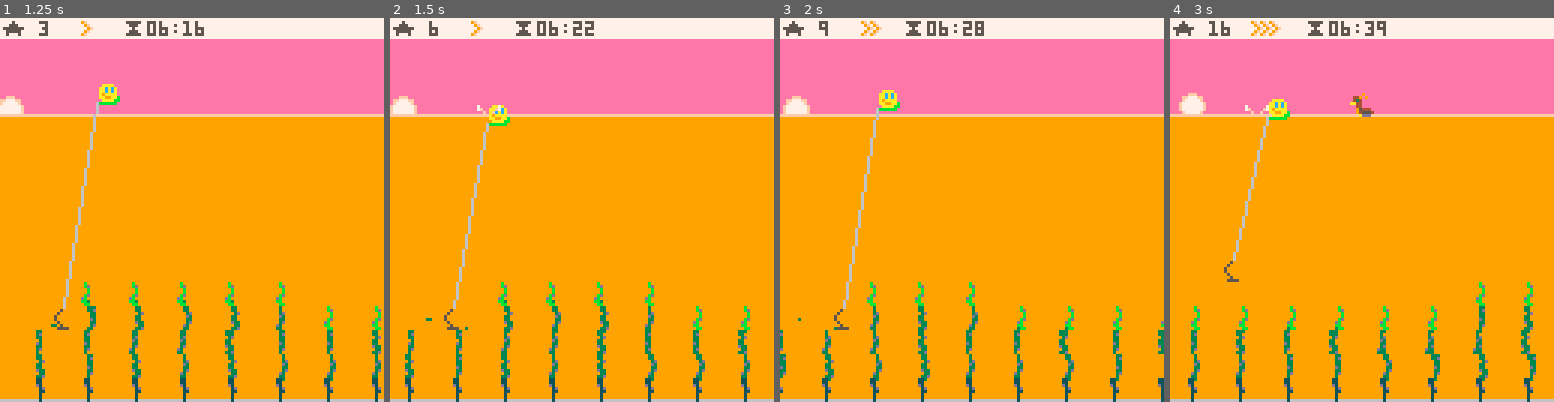
Above: before the commit, frames 1-4 (left to right).
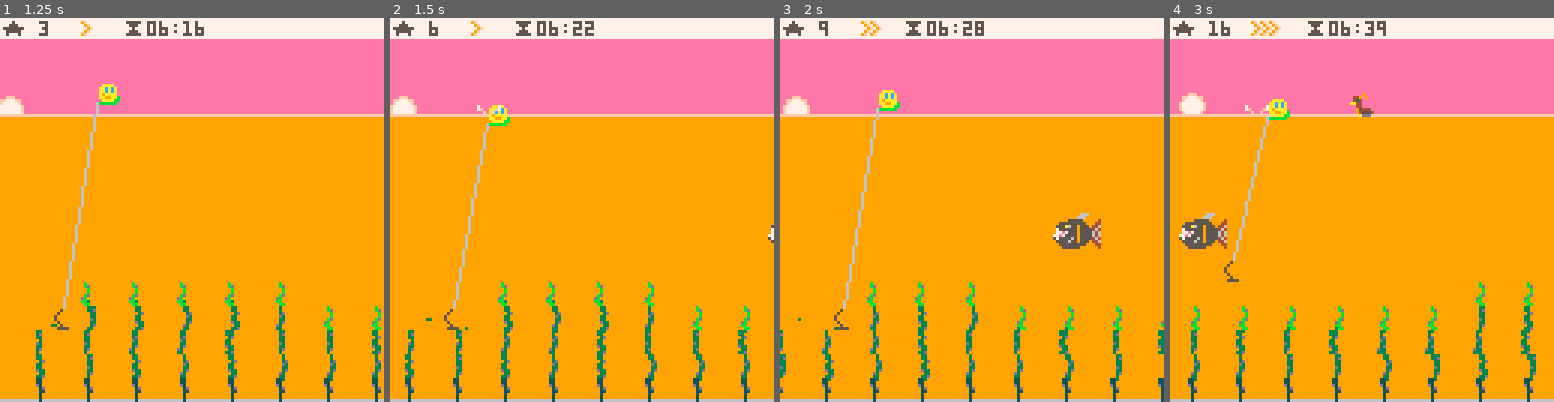
Above: after the commit, the same moments.

Repository: broquaint/pico8-carts
Game: PICO-8 cartridge eggjam18.p8
The game is run twice, just before and just after one commit, with the same random seed, the same clock (stepped at 60 frames per second) and the same inputs.
Inputs:
- Up to frame 1 (1.25 s): tap X (X key) at 0.33, 1.07 s; tap O (Z key) at 0.7 s
- Up to frame 2 (1.5 s): no input
- Up to frame 3 (2 s): hold Right from 1.6 s (still down); tap O (Z key) at 1.7 s; tap X (X key) at 1.85 s
- Up to frame 4 (3 s): release Right at 2.1 s; tap O (Z key) at 2.1, 2.5, 2.9 s; hold Up 2.15-2.42 s; hold Right from 2.47 s (still down); tap X (X key) at 2.97 s

Frame 1 is identical in both runs. In frame 2, less than 0.1% of the frame differs, in the area x 98-100%, y 53-59%; in frame 3, 0.8%, in the area x 71-84%, y 50-61%; in frame 4, 0.8%.

Commit message:
Add a fish
Making the water more interesting. In this game fish get you!

Diff:
--- a/eggjam18.p8
+++ b/eggjam18.p8
@@ -70,6 +70,25 @@
             y = WATER_LINE-7,
       })
    }
+
+   fishies = {
+      make_obj({x=192, y=64, sprite=5})
+   }
+
+   animate_obj(fishies[1], function(obj)
+                  while obj.x > 0 do
+                     local from = obj.x
+                     local to   = obj.x - 16
+                     local anim = {7,9,7,5}
+                     for f = 1,60 do
+                        obj.x = lerp(from, to, easeinquad(f/60))
+                        if f % 15 == 0 then
+                           obj.sprite = anim[f/15]
+                        end
+                        yield()
+                     end
+                  end
+   end)
 
    local horizon = 32
    local azimuth = 8
@@ -424,22 +443,26 @@
    for d in all(ducks) do
       spr(4, d.x, d.y)
    end
+
+   for f in all(fishies) do
+      sspr(f.sprite*8,0,16,16,f.x,f.y)
+   end
 end
 
 __gfx__
 00000000000005000000000000090000000090000000000000000000000000000000000000000000000000000000000000000000000000000000000000000000
-00aaaa00000050000000000000909440044909000000000000000000000000000000000000000000000000000000000000000000000000000000000000000000
-0aacaca0000500000000000000004340043400000000000000000000000000000000000000000000000000000000000000000000000000000000000000000000
-0aacaca00050000000000000000044aaaa4400000000000000000000000000000000000000000000000000000000000000000000000000000000000000000000
-0a9aaaa0005000007000000700004400004400000000000000000000000000000000000000000000000000000000000000000000000000000000000000000000
-0aa99aab000500007f0000f704445900009544400000000000000000000000000000000000000000000000000000000000000000000000000000000000000000
-00aaaabb0000500000f00f0045554900009455540000000000000000000000000000000000000000000000000000000000000000000000000000000000000000
-0bbbbbb0000555500000000004449000000addd00000000000000000000000000000000000000000000000000000000000000000000000000000000000000000
-000b0000000330000003000000330000001100000000000000000000000000000000000000000000000000000000000000000000000000000000000000000000
-000bd0000003d0000003000000330000001100000000000000000000000000000000000000000000000000000000000000000000000000000000000000000000
-0000b000000330000003d0000003d00000d100000000000000000000000000000000000000000000000000000000000000000000000000000000000000000000
-0000b00000003000000d3000003300000001d0000000000000000000000000000000000000000000000000000000000000000000000000000000000000000000
-000bd000000d30000000300000330000000110000000000000000000000000000000000000000000000000000000000000000000000000000000000000000000
+00aaaa00000050000000000000909440044909000000000006660000000000000660000000000000066000000000000000000000000000000000000000000000
+0aacaca0000500000000000000004340043400000000000066600000000000006660000000000000666000000000000000000000000000000000000000000000
+0aacaca00050000000000000000044aaaa4400000000055555000004000005555500004000000555550004000000000000000000000000000000000000000000
+0a9aaaa0005000007000000700004400004400000055555555500044005555555550004000555555555006000000000000000000000000000000000000000000
+0aa99aab000500007f0000f704445900009544400555a655955504460555a655955504400555a655955504400000000000000000000000000000000000000000
+00aaaabb0000500000f00f0045554900009455540755555595555464075555559555546007555555955554600000000000000000000000000000000000000000
+0bbbbbb0000555500000000004449000000addd0077e755595555646077e755595555640077e7555955556400000000000000000000000000000000000000000
+000b00000003300000030000003300000011000077e755559555564677e755559555564077e75555955556400000000000000000000000000000000000000000
+000bd0000003d0000003000000330000001100005755556595555464575555659555546057555565955554600000000000000000000000000000000000000000
+0000b000000330000003d0000003d00000d100000555565595550446055556559555044005555655955504400000000000000000000000000000000000000000
+0000b00000003000000d3000003300000001d0000055555555500044005555555550004000555555555006000000000000000000000000000000000000000000
+000bd000000d30000000300000330000000110000005555550000004000555555000004000055555500004000000000000000000000000000000000000000000
 00db0000000330000003d00000d33000000100000000000000000000000000000000000000000000000000000000000000000000000000000000000000000000
 00bb00000003d00000d3000000033000000100000000000000000000000000000000000000000000000000000000000000000000000000000000000000000000
 000bb00000030000003300000033d000000100000000000000000000000000000000000000000000000000000000000000000000000000000000000000000000
